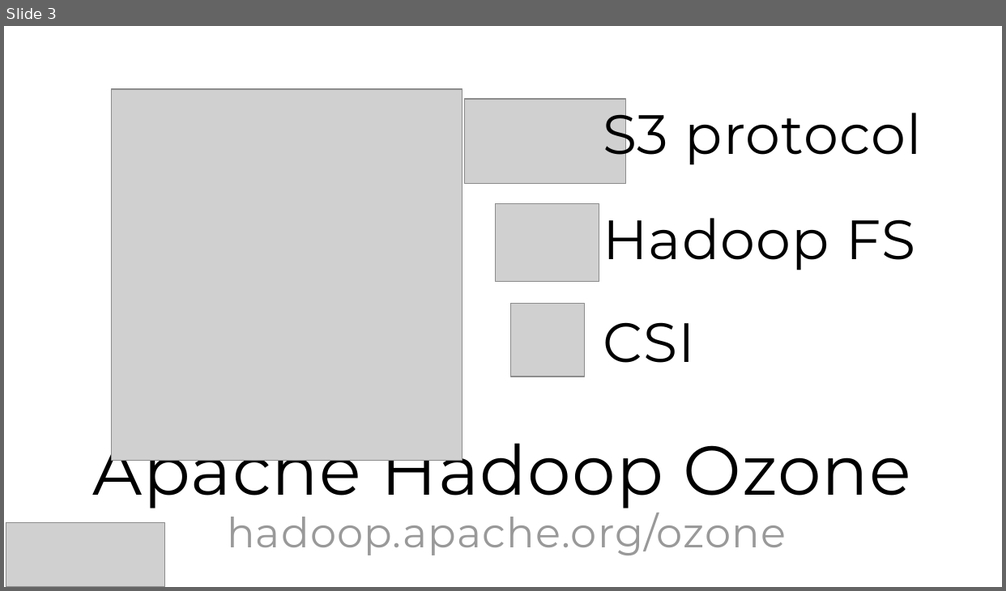
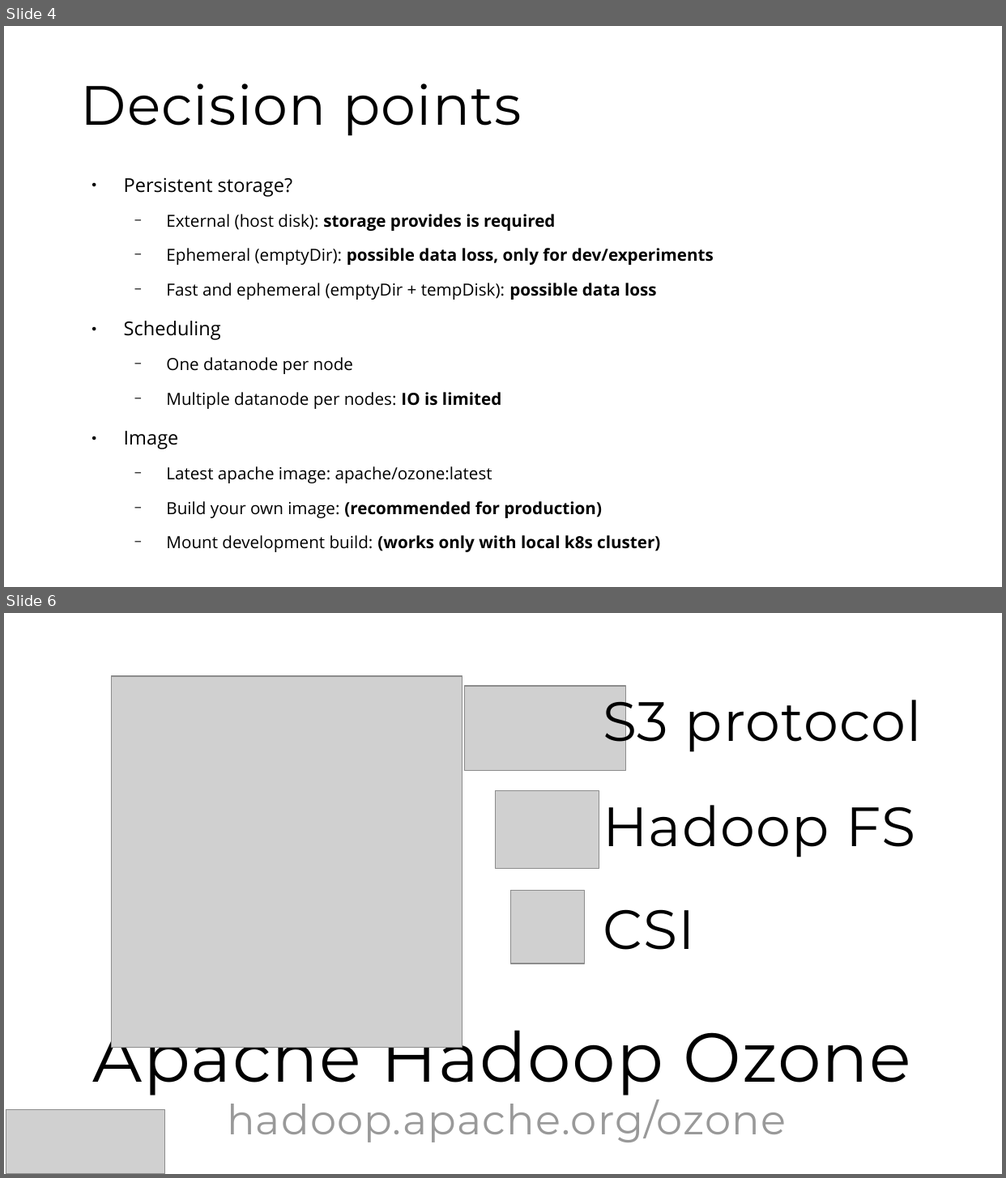
Before and after one commit to elek/ozone-videos, a slide deck: ozone-explained/07-kubernetes/ozone-explained-7.odp. Shown one above the other, each under a label of ours: slide 3 before the commit, slides 4 and 6 after it; the slides between them are not shown. The pictures are 1006x591 and 1006x1178 pixels, drawn with LibreOffice and Linux fonts; fonts in the diff are those of the drawing; grey boxes stand for pictures. Boxes give left, top, right and bottom in pixels: in the first picture for what was removed or moved away, otherwise in the second. Text is boxed around its words. In the diff, an @@ line names an element or a change of style, - is before the commit and + after.

```diff
--- a/ozone-explained/07-kubernetes/ozone-explained-7.odp
+++ b/ozone-explained/07-kubernetes/ozone-explained-7.odp
@@ slide 4 added at [4, 26, 1002, 587], background #FFFFFF @@
@@ title added at [81, 84, 522, 136], 44 pt, text #000000 @@
+Decision points
@@ text added at [124, 177, 714, 552], 13.3 pt, text #000000 @@
+● Persistent storage?
+  − External (host disk): storage provides is required
+  − Ephemeral (emptyDir): possible data loss, only for dev/experiments
+  − Fast and ephemeral (emptyDir + tempDisk): possible data loss
+● Scheduling
+  − One datanode per node
+  − Multiple datanode per nodes: IO is limited
+● Image
+  − Latest apache image: apache/ozone:latest
+  − Build your own image: (recommended for production)
+  − Mount development build: (works only with local k8s cluster)
@@ what was slide 3 is now slide 6 @@
```
Also in this commit, not shown: 1 slide changed, 2 other slides added, 2 other files.
